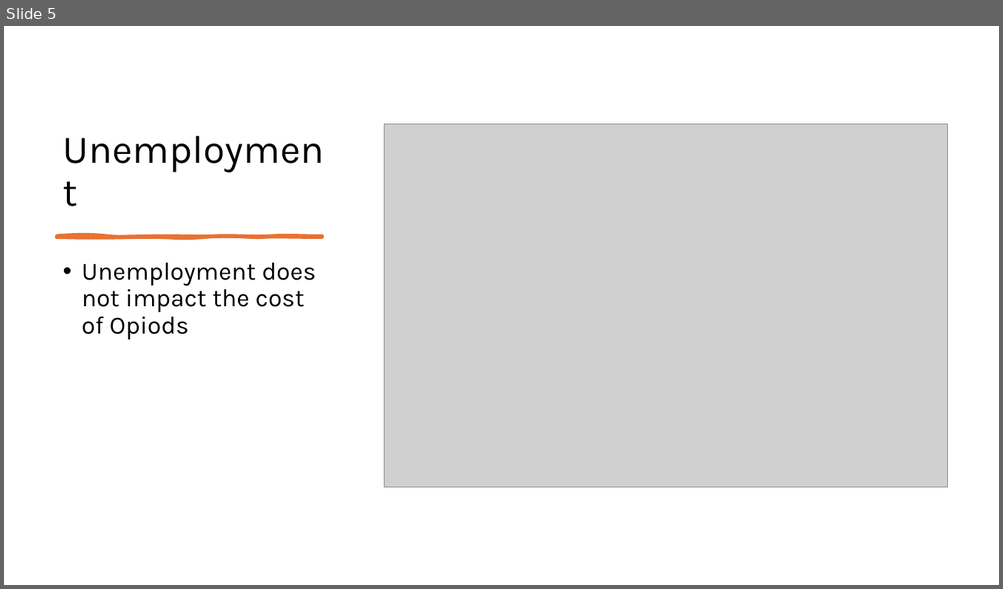
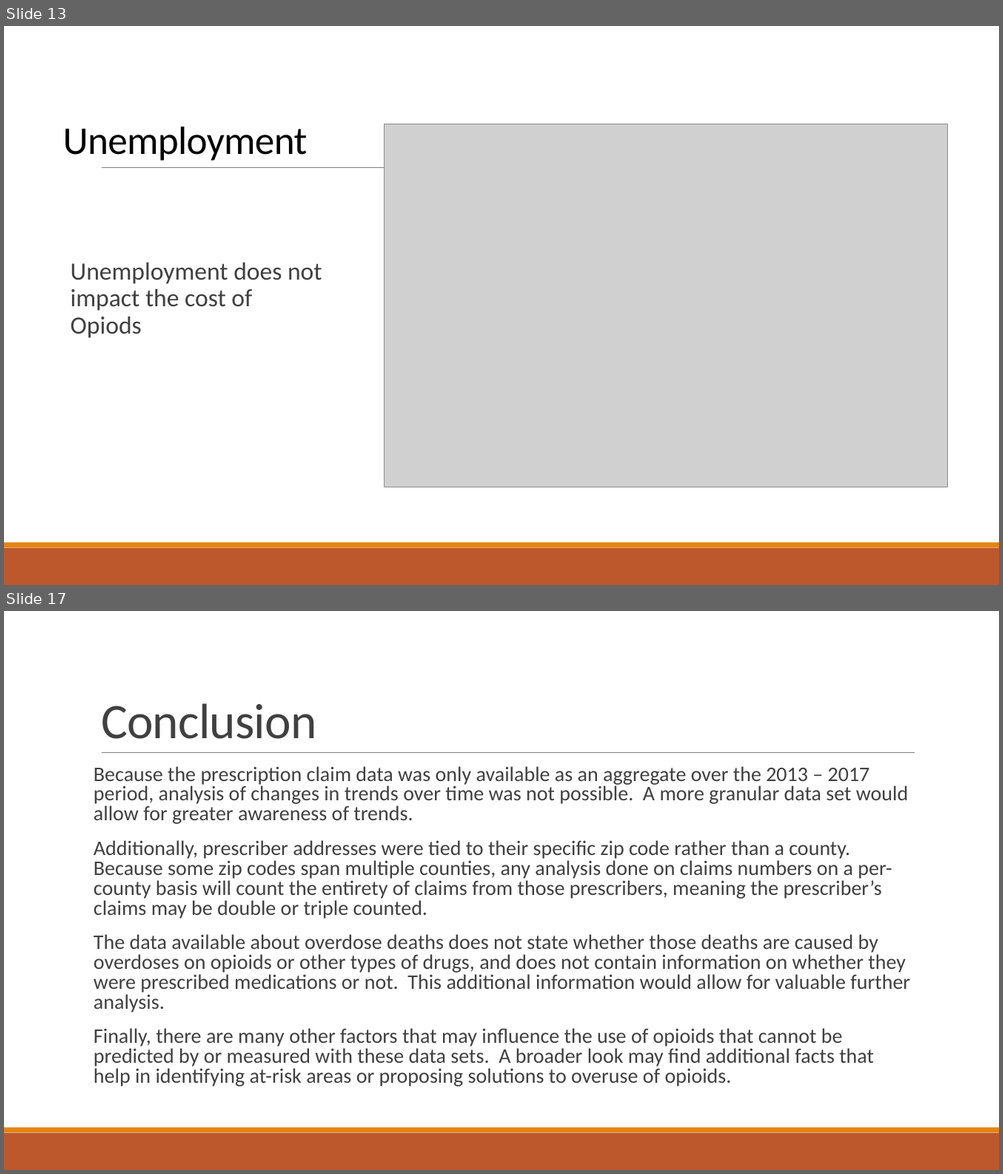
Before and after one commit to NSS-Full-Time-Data-Analytics-17/prescription-revisted-atlantis, a slide deck: Prescrider.pptx. Shown one above the other, each under a label of ours: slide 5 before the commit, slides 13 and 17 after it; the slides between them are not shown. The pictures are 1003x589 and 1003x1174 pixels, drawn with LibreOffice and Linux fonts; fonts in the diff are those of the drawing; grey boxes stand for pictures. Boxes give left, top, right and bottom in pixels: in the first picture for what was removed or moved away, otherwise in the second. Text is boxed around its words. In the diff, an @@ line names an element or a change of style, - is before the commit and + after.

```diff
--- a/Prescrider.pptx
+++ b/Prescrider.pptx
@@ slide 17 added at (x1=4, y1=611, x2=999, y2=1170), background #FFFFFF; not listed: 3 template elements that a slide beside it also shows @@
@@ title added at (x1=101, y1=703, x2=317, y2=739), 48 pt, text #404040 @@
+Conclusion
@@ text added at (x1=94, y1=766, x2=910, y2=1087), 20 pt, text #404040 @@
+Because the prescription claim data was only available as an aggregate over the 2013 – 2017 period, analysis of changes in trends over time was not possible. A more granular data set would allow for greater awareness of trends.
+Additionally, prescriber addresses were tied to their specific zip code rather than a county. Because some zip codes span multiple counties, any analysis done on claims numbers on a per-county basis will count the entirety of claims from those prescribers, meaning the prescriber’s claims may be double or triple counted.
+The data available about overdose deaths does not state whether those deaths are caused by overdoses on opioids or other types of drugs, and does not contain information on whether they were prescribed medications or not. This additional information would allow for valuable further analysis.
+Finally, there are many other factors that may influence the use of opioids that cannot be predicted by or measured with these data sets. A broader look may find additional facts that help in identifying at-risk areas or proposing solutions to overuse of opioids.
@@ what was slide 5 is now slide 13 @@
@@ slide 13 changed as well @@
@@ title "Unemployment" at (x1=63, y1=127, x2=307, y2=161): font Karla to Calibri, letter spacing 0 to -0.5 pt; line spacing 0.9 to 0.85 @@
@@ line added from (102, 168) to (915, 168), #808080 0.5 pt @@
@@ freeform shape removed at (x1=57, y1=235, x2=322, y2=237) @@
@@ text "Unemployment does not impact the ..." at (x1=71, y1=262, x2=322, y2=338): font Karla to Calibri, text colour #000000 to #404040; bullet • to  ; more space between paragraphs @@
@@ rectangle added at (x1=4, y1=548, x2=999, y2=585), fill #BD582C @@
@@ rectangle added at (x1=4, y1=543, x2=999, y2=548), fill #E48312 @@
```
Also in this commit, not shown: 3 other slides changed, 13 other slides added, 1 slide removed.
